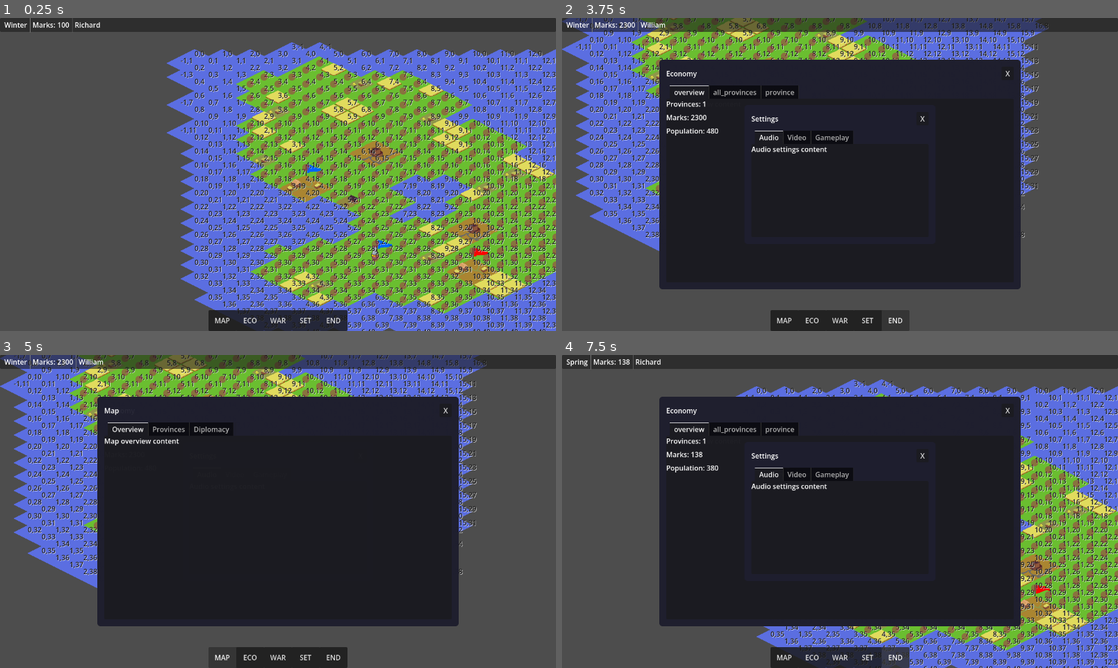
Above: before the commit, frames 1-4 (two rows, left to right).
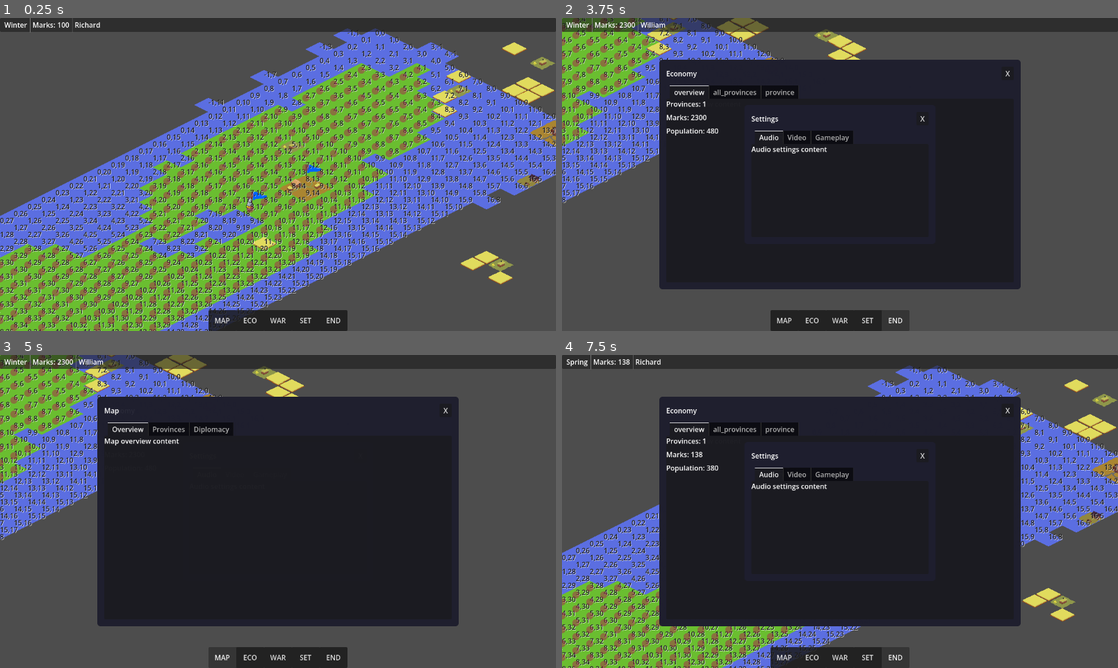
Above: after the commit, the same moments.

Repository: Charckle/strategemata_medieval
Game: Godot game, scene res://maps/overworld/test_maps/test_map_01/test_map_01.tscn
Same seed, same stepped clock (60 frames per second), same inputs: the game is played once before the commit and once after it. This scene is started directly instead of the project's main scene.
Inputs:
- Up to frame 1 (0.25 s): no input
- Up to frame 2 (3.75 s): click "MAP" at 0.5 s; click "ECO" at 1.25 s; click "WAR" at 2 s; click "SET" at 2.75 s; click "END" at 3.5 s
- Up to frame 3 (5 s): click "MAP" at 4.25 s
- Up to frame 4 (7.5 s): click "ECO" at 5 s; click "WAR" at 5.75 s; click "SET" at 6.5 s; click "END" at 7.25 s

The runs differ from the first frame. In frame 1, 62% of the frame differs, in the area x 0-100%, y 3-100%; in frame 2, 17%; in frame 3, 17%; in frame 4, 30%.

Commit message:
fixed coordiantes of tile

Diff:
--- a/maps/overworld/o_base_map/pathfinding.gd
+++ b/maps/overworld/o_base_map/pathfinding.gd
@@ -18,15 +18,14 @@
 var current_path: Array[Vector2i] = []
 
 const ARMY_CENTER_OFFSET := Vector2(32, 16)
-const MOVE_DIRS := [
+# Isometric cell space: the only true neighbors are the 4 cardinal cell
+# directions (tiles sharing a diamond edge). A (1,1)-style step touches only at
+# a vertex and is NOT adjacent, so movement is strictly edge-based.
+const EDGE_DIRS := [
 	Vector2i(1, 0),
 	Vector2i(-1, 0),
 	Vector2i(0, 1),
 	Vector2i(0, -1),
-	Vector2i(1, 1),
-	Vector2i(1, -1),
-	Vector2i(-1, 1),
-	Vector2i(-1, -1),
 ]
 
 
@@ -88,7 +87,8 @@
 	for cell_variant in walkable_cells.keys():
 		var cell: Vector2i = cell_variant
 		var from_id: int = cell_to_point_id[cell]
-		for dir_variant in MOVE_DIRS:
+		# Only edge-adjacent (cardinal) tiles are neighbors.
+		for dir_variant in EDGE_DIRS:
 			var dir: Vector2i = dir_variant
 			var to_cell: Vector2i = cell + dir
 			if not walkable_cells.has(to_cell):
@@ -108,11 +108,12 @@
 
 
 # walkable tiles that ring a building's footprint (its "approach"/entrance tiles)
+# Only edge-adjacent tiles count as "next to" the building.
 func get_approach_cells(node: Node) -> Array[Vector2i]:
 	var footprint: Array = object_to_footprint.get(node, [])
 	var result: Array[Vector2i] = []
 	for cell in footprint:
-		for dir in MOVE_DIRS:
+		for dir in EDGE_DIRS:
 			var n: Vector2i = cell + dir
 			if walkable_cells.has(n) and not (n in footprint) and not (n in result):
 				result.append(n)
--- a/maps/overworld/test_maps/test_map_01/test_map_01.tscn
+++ b/maps/overworld/test_maps/test_map_01/test_map_01.tscn
@@ -24,10 +24,10 @@
 home_province = true
 
 [node name="Town" parent="provinces/Province/settlements" parent_id_path=PackedInt32Array(496899077, 1960527604) index="0" unique_id=772232724 instance=ExtResource("4_enhbj")]
-position = Vector2(224, 288)
+position = Vector2(-192, 336)
 
 [node name="Village" parent="provinces/Province/settlements" parent_id_path=PackedInt32Array(496899077, 1960527604) index="1" unique_id=474199087 instance=ExtResource("5_xgxji")]
-position = Vector2(160, 240)
+position = Vector2(-192, 256)
 
 [node name="Village2" parent="provinces/Province/settlements" parent_id_path=PackedInt32Array(496899077, 1960527604) index="2" unique_id=35438846 instance=ExtResource("5_xgxji")]
 position = Vector2(544, 144)
@@ -66,7 +66,7 @@
 position = Vector2(352, 144)
 
 [node name="Field10" parent="provinces/Province/fields" parent_id_path=PackedInt32Array(496899077, 380677438) index="9" unique_id=726228889 instance=ExtResource("6_pud0s")]
-position = Vector2(224, 208)
+position = Vector2(-256, 480)
 
 [node name="Field11" parent="provinces/Province/fields" parent_id_path=PackedInt32Array(496899077, 380677438) index="10" unique_id=1715788368 instance=ExtResource("6_pud0s")]
 position = Vector2(160, 176)
@@ -158,7 +158,7 @@
 position = Vector2(608, 384)
 
 [node name="ArmiyFigure" parent="armies" parent_id_path=PackedInt32Array(1470001019) index="0" unique_id=567632873 instance=ExtResource("8_pud0s")]
-position = Vector2(416, 464)
+position = Vector2(-288, 400)
 
 [node name="TileCoordsDebug" parent="." index="4" unique_id=943890162]
 enabled = true
--- a/sprites/overworld/map_tiles/summer/summer_set.tres
+++ b/sprites/overworld/map_tiles/summer/summer_set.tres
@@ -17,6 +17,7 @@
 
 [resource]
 tile_shape = 1
+tile_layout = 5
 tile_size = Vector2i(64, 32)
 custom_data_layer_0/name = "walkable"
 custom_data_layer_0/type = 1
